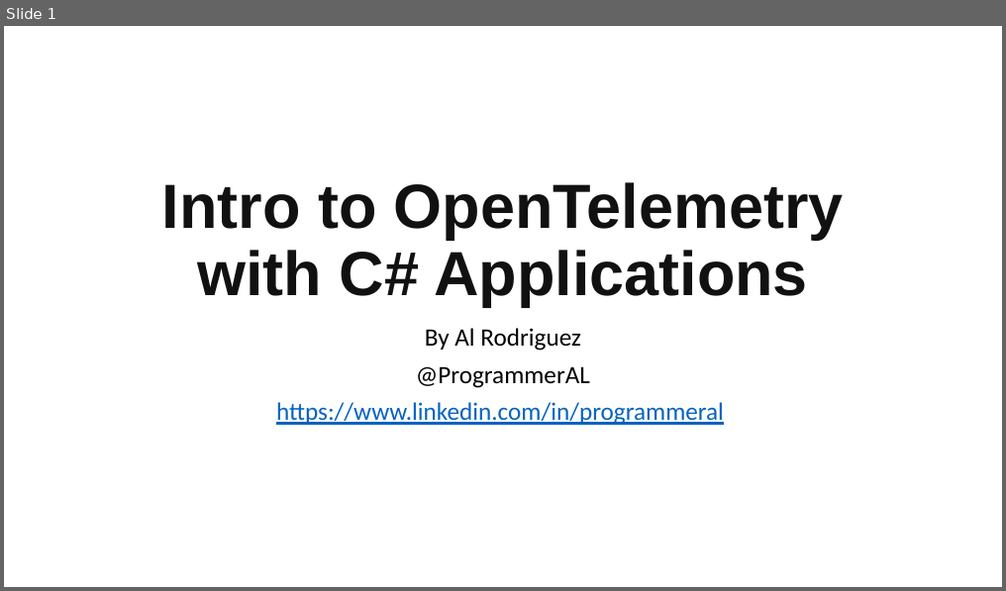
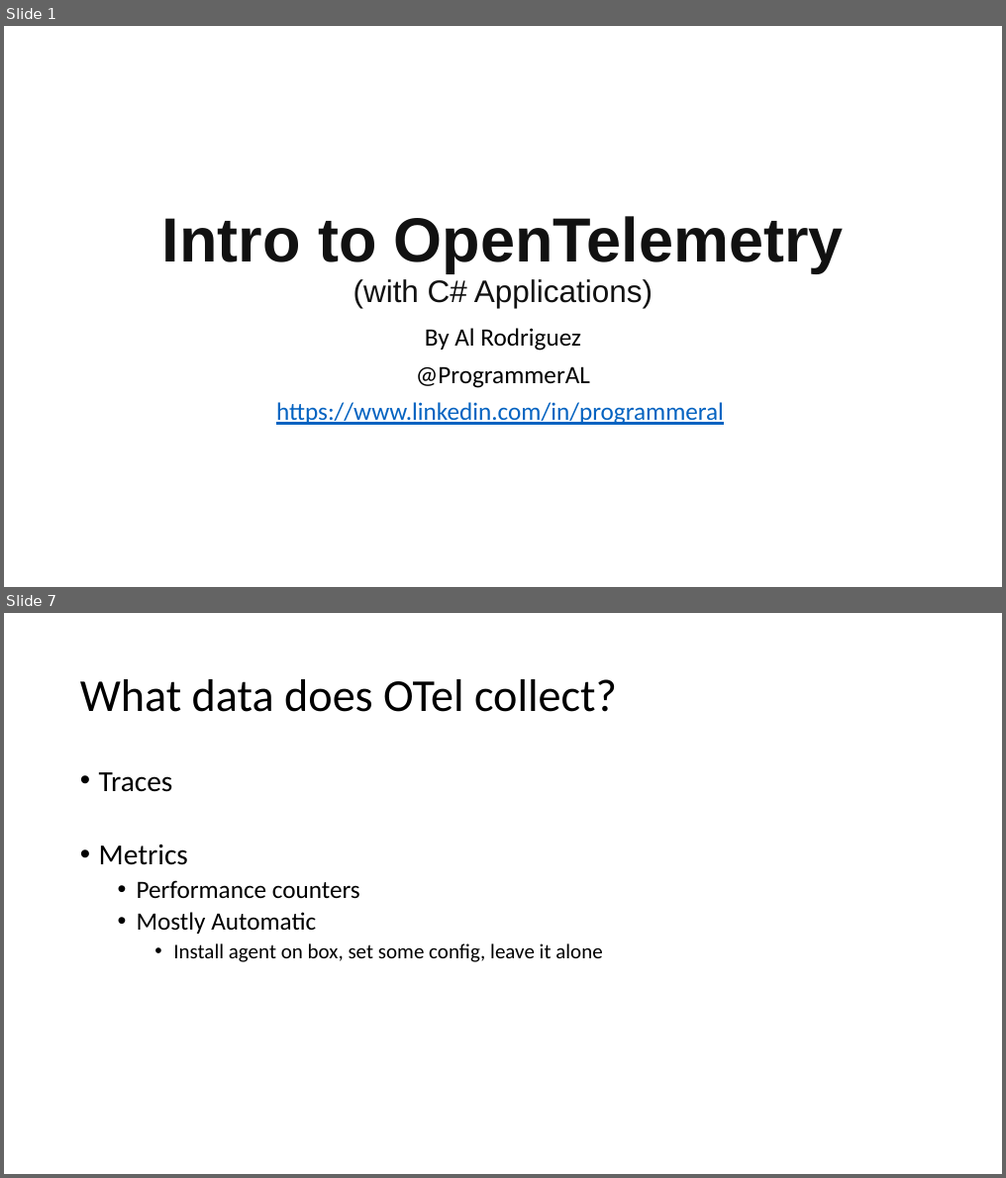
Before and after one commit to ProgrammerAL/Presentations-2023, a slide deck: 2023-03 - Orlando Code Camp - OpenTelemetry/Presentation.pptx. Shown one above the other, each under a label of ours: slide 1 before the commit, slides 1 and 7 after it; the slides between them are not shown. The pictures are 1006x591 and 1006x1178 pixels, drawn with LibreOffice and Linux fonts; fonts in the diff are those of the drawing. Boxes give left, top, right and bottom in pixels: in the first picture for what was removed or moved away, otherwise in the second. Text is boxed around its words. In the diff, an @@ line names an element or a change of style, - is before the commit and + after.

Commit message:
Did some work on OTel presentation. Still a work in progress

```diff
--- a/2023-03 - Orlando Code Camp - OpenTelemetry/Presentation.pptx
+++ b/2023-03 - Orlando Code Camp - OpenTelemetry/Presentation.pptx
@@ slide 7 added at (4, 613, 1002, 1174), background #FFFFFF @@
@@ title added at (80, 679, 617, 712), 44 pt, text #000000 @@
+What data does OTel collect?
@@ text added at (99, 772, 602, 962), 20 pt, text #000000 @@
+• Traces
+• Metrics
+  • Performance counters
+  • Mostly Automatic
+    • Install agent on box, set some config, leave it alone
@@ slide 1 changed as well @@
@@ title at (162, 216, 844, 308): text changed @@
-Intro to OpenTelemetry with C# Applications
+Intro to OpenTelemetry (with C# Applications)
```
Also in this commit, not shown: 1 other slide changed, 6 other slides added, 3 slides removed.
